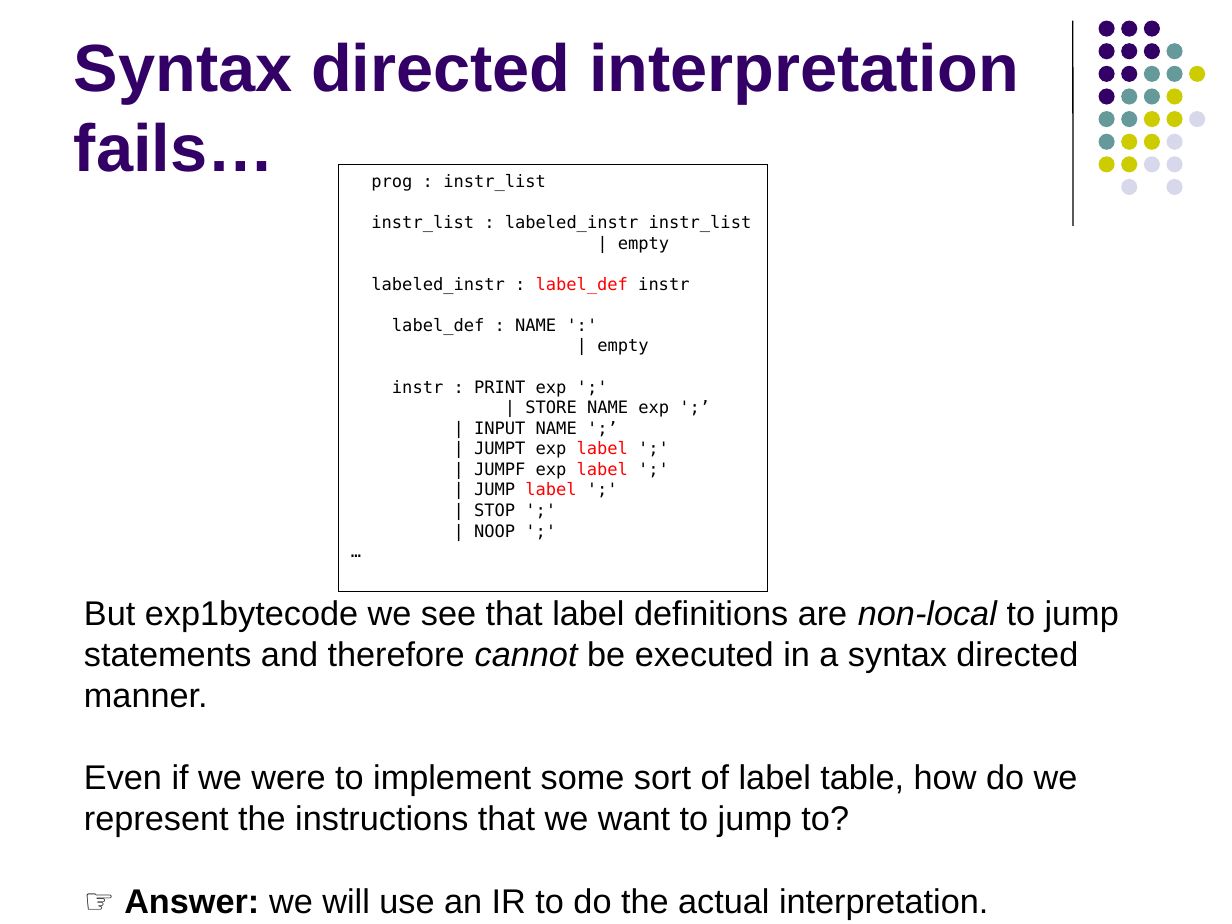
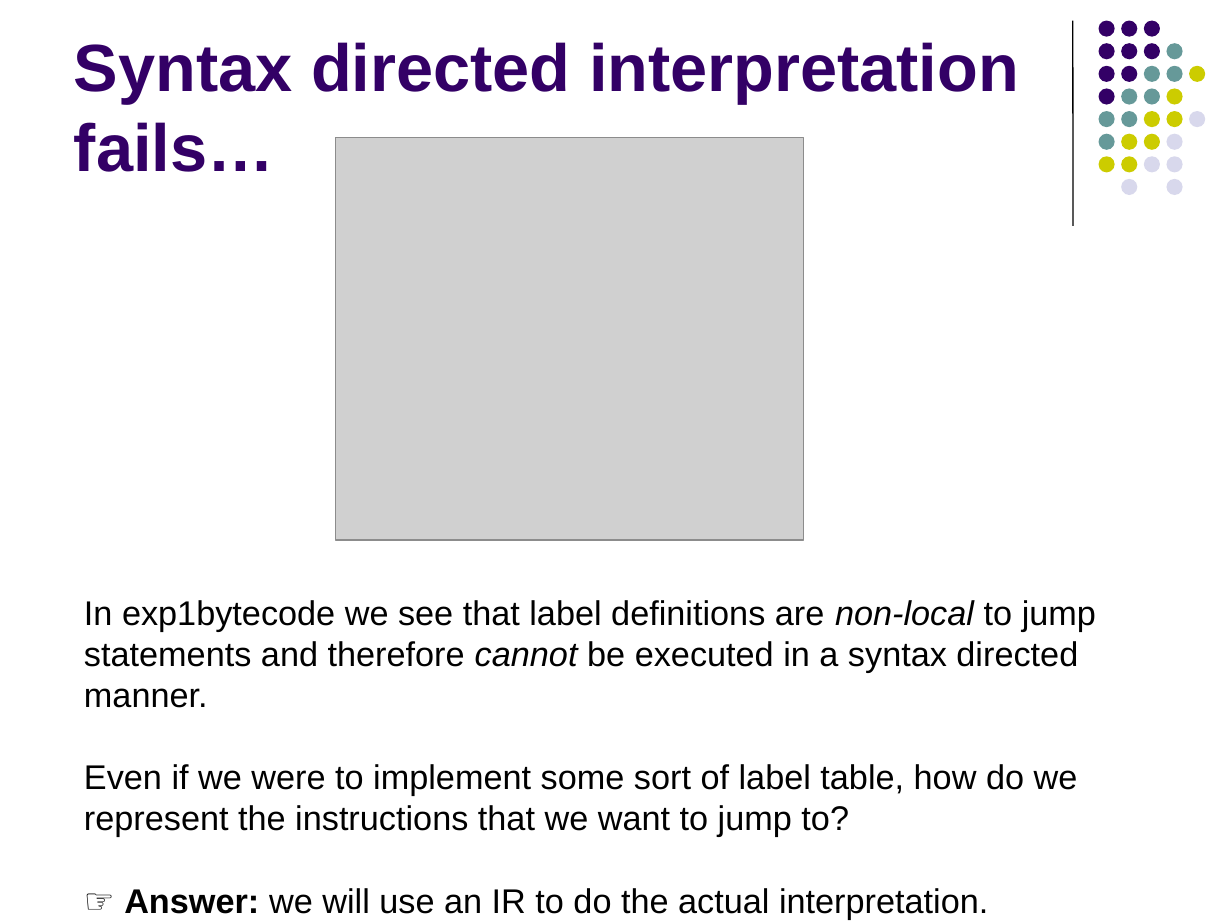
Before and after one commit to lutzhamel/CSC402, a slide deck: slide 7 of notes/csc402-ln005.pptx (slide 9 before the commit). Drawn at 1232x924 pixels with LibreOffice and Linux fonts; fonts in the diff are those of the drawing; grey boxes stand for pictures. Boxes give left, top, right and bottom in pixels: in the first picture for what was removed or moved away, otherwise in the second. Text is boxed around its words. In the diff, an @@ line names an element or a change of style, - is before the commit and + after.

```diff
--- a/notes/csc402-ln005.pptx
+++ b/notes/csc402-ln005.pptx
@@ picture added at [336,138,804,541] @@
@@ rectangle removed at [339,164,768,591] @@
-prog : instr_list
-instr_list : labeled_instr instr_list
-| empty
-labeled_instr : label_def instr
-label_def : NAME ':'
-| empty
-instr : PRINT exp ';'
-| STORE NAME exp ';’
-| INPUT NAME ';’
-| JUMPT exp label ';'
-| JUMPF exp label ';'
-| JUMP label ';'
-| STOP ';'
-| NOOP ';'
-…
@@ text at [84,600,1096,919]: text changed @@
-But exp1bytecode we see that label definitions are non-local to jump
-statements and therefore cannot be executed in a syntax directed manner.
-Even if we were to implement some sort of label table, how do we
-represent the instructions that we want to jump to?
-☞ Answer: we will use an IR to do the actual interpretation.
+In exp1bytecode we see that label definitions are non-local to jump
+statements and therefore cannot be executed in a syntax directed manner.
+Even if we were to implement some sort of label table, how do we
+represent the instructions that we want to jump to?
+☞ Answer: we will use an IR to do the actual interpretation.
```
Also in this commit, not shown: 10 other slides changed, 10 slides added, 9 slides removed, 3 other files.
